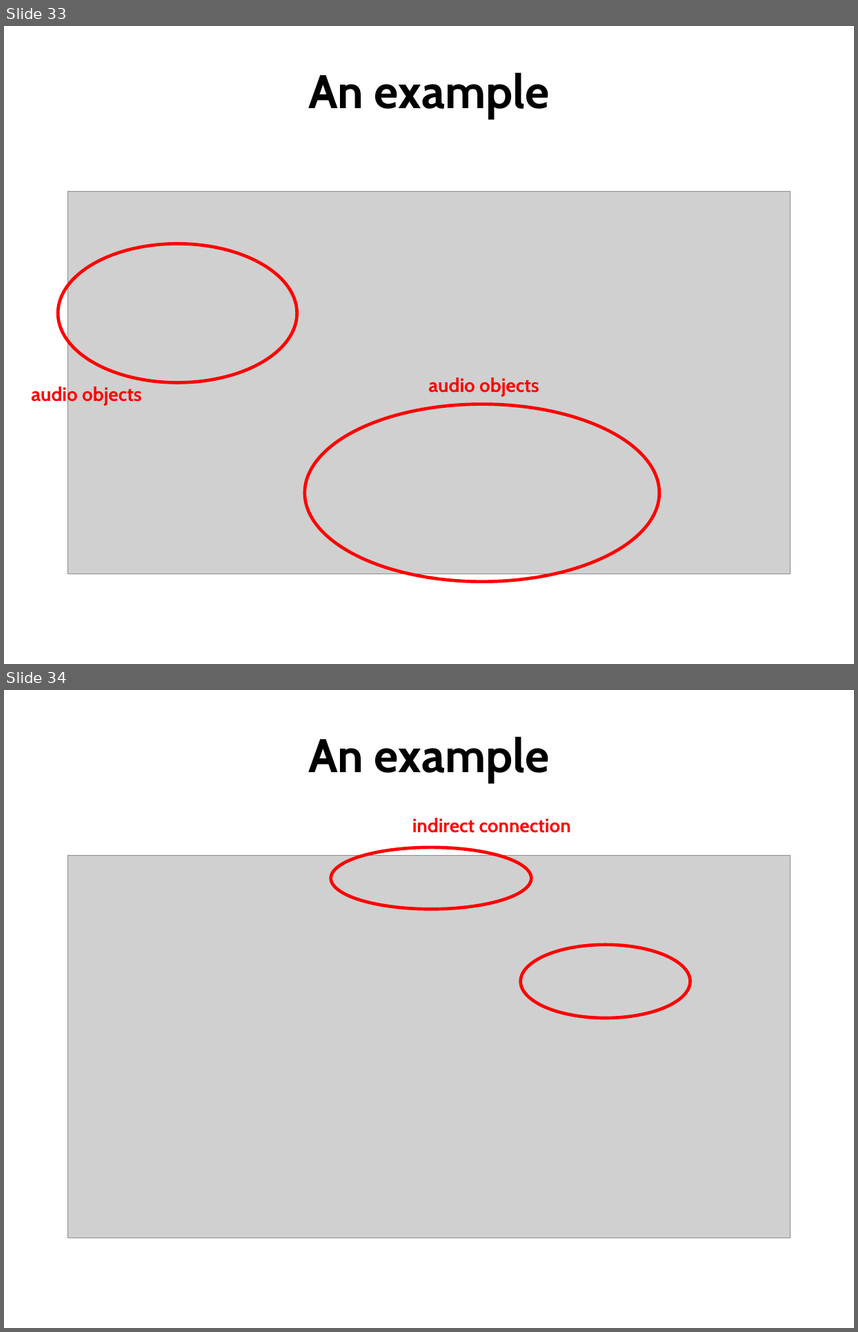
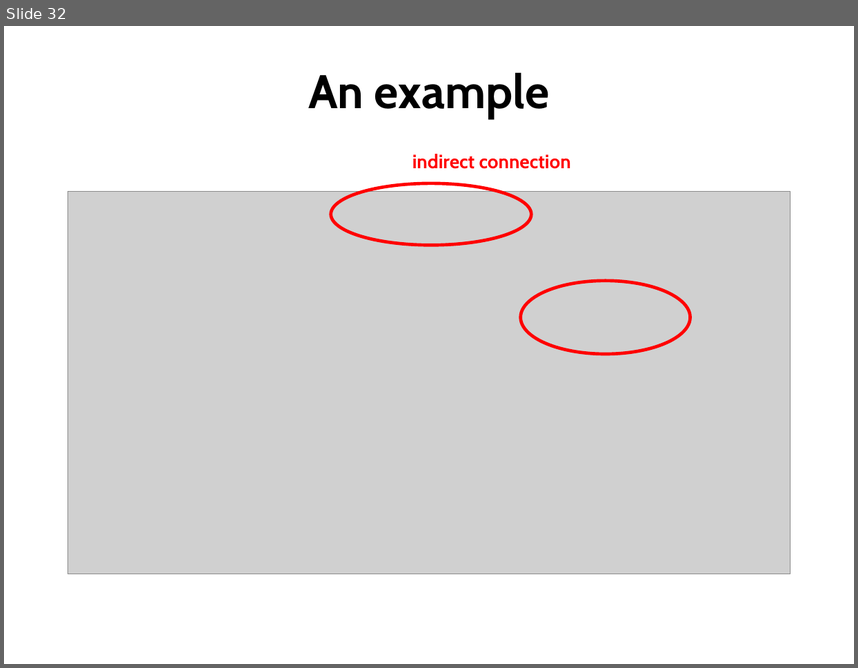
Before and after one commit to hishamhm/thesis, a slide deck: presentation/presentation.odp. Shown one above the other, each under a label of ours: slides 33 and 34 before the commit, slide 32 after it. The pictures are 858x1332 and 858x668 pixels, drawn with LibreOffice and Linux fonts; fonts in the diff are those of the drawing; grey boxes stand for pictures. Boxes give left, top, right and bottom in pixels: in the first picture for what was removed or moved away, otherwise in the second. Text is boxed around its words. In the diff, an @@ line names an element or a change of style, - is before the commit and + after.

```diff
--- a/presentation/presentation.odp
+++ b/presentation/presentation.odp
@@ slide 33 removed at [4,26,854,664], background #FFFFFF @@
@@ title removed at [308,72,549,118] @@
-An example
@@ picture removed at [68,191,791,574] @@
@@ ellipse removed at [58,243,297,383] @@
@@ text removed at [428,377,539,396] @@
-audio objects
@@ text removed at [31,385,142,405] @@
-audio objects
@@ ellipse removed at [305,404,660,581] @@
@@ what was slide 34 is now slide 32 @@
```
Also in this commit, not shown: 2 slides changed, 6 slides added, 6 other slides removed, 1 other file.
